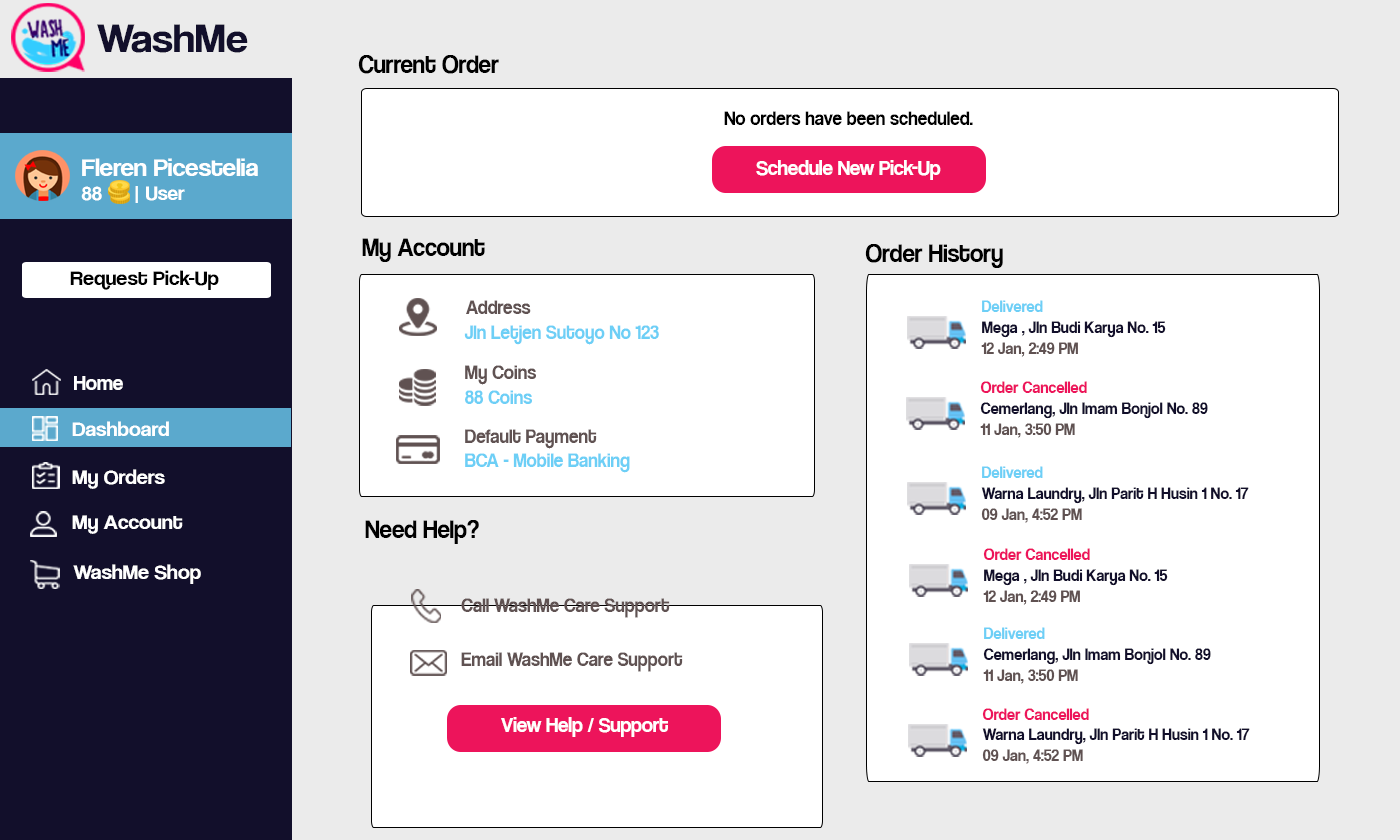
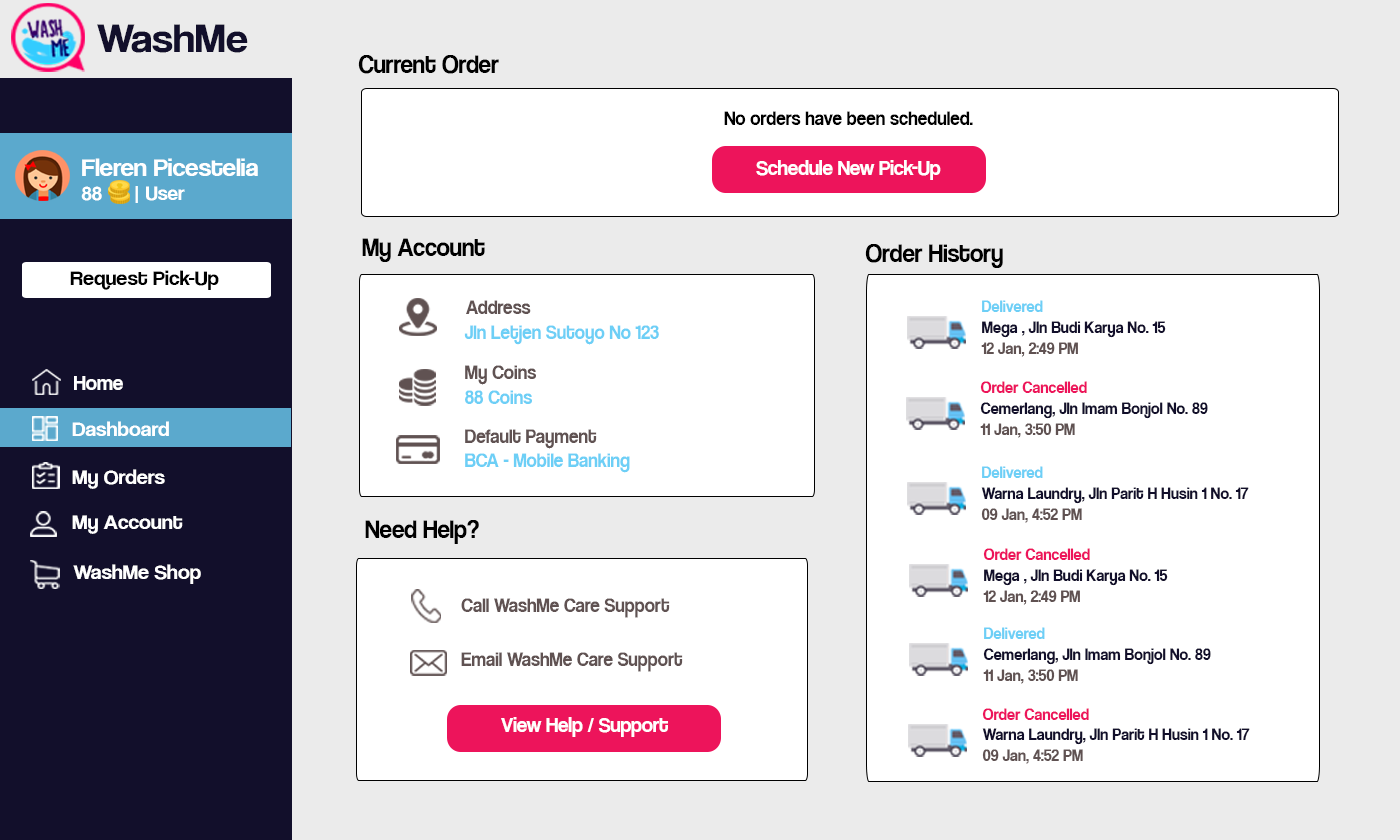
Revision of a layered 1400x840 image; what changed, layer by layer:
painted on "Rounded Rectangle 2 copy 3" over 356, 558, 823, 828
